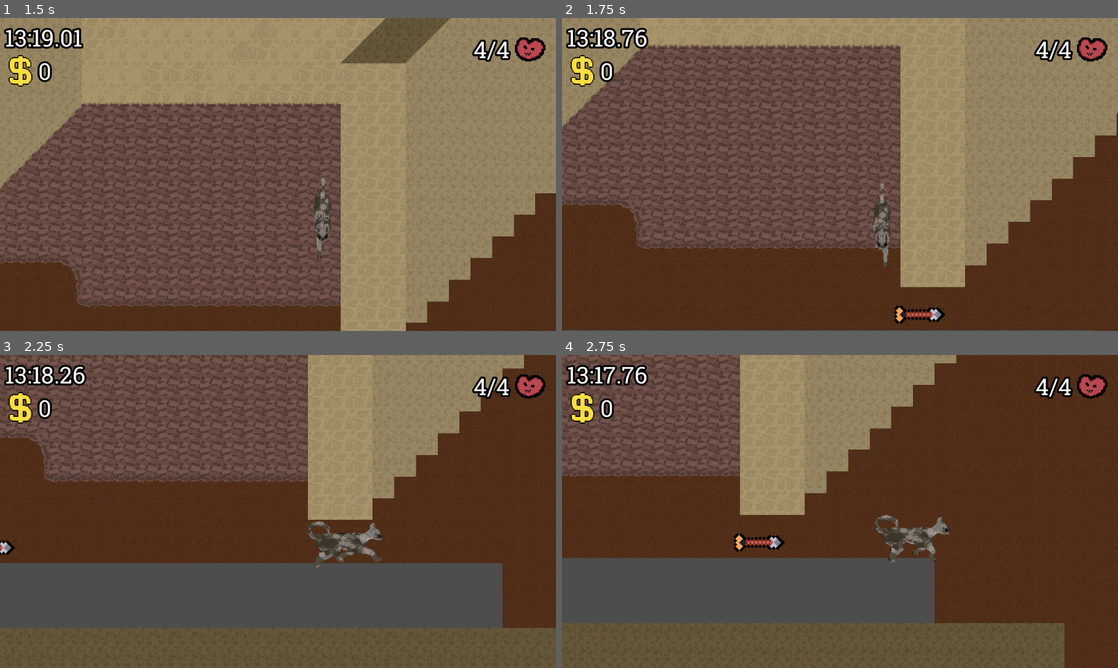
Above: before the commit, frames 1-4 (two rows, left to right).
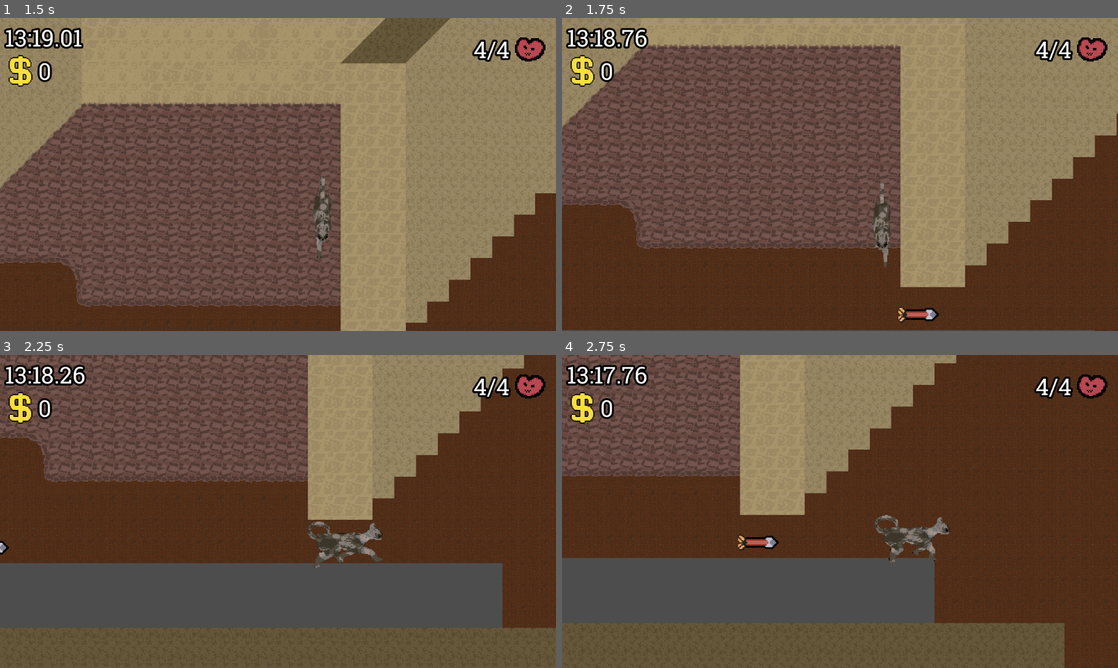
Above: after the commit, the same moments.

Repository: Emarald64/ancient-game-jam
Game: Godot game, scene res://source/main.tscn
Same seed, same stepped clock (60 frames per second), same inputs: the game is played once before the commit and once after it.
Inputs:
- Up to frame 1 (1.5 s): tap Enter at 0.5 s; hold D (move_right) 0.53-1.28 s; hold S (move_down) from 1.28 s (still down)
- Up to frame 2 (1.75 s): keep holding S (move_down)
- Up to frame 3 (2.25 s): release S (move_down) at 2.03 s; hold D (move_right) from 2.03 s (still down)
- Up to frame 4 (2.75 s): keep holding D (move_right)

Frame 1 is identical in both runs. In frame 2, 0.3% of the frame differs, in the area x 59-69%, y 91-98%; in frame 3, less than 0.1%; in frame 4, 0.3%, in the area x 30-41%, y 56-63%.

Commit message:
new arrow sprite

Diff:
--- a/source/game_objects/arrow.tscn
+++ b/source/game_objects/arrow.tscn
@@ -4,11 +4,10 @@
 [ext_resource type="Script" uid="uid://bqmqwvfvgh234" path="res://source/game_objects/arrow.gd" id="1_ytg3r"]
 
 [sub_resource type="RectangleShape2D" id="RectangleShape2D_a6585"]
-size = Vector2(15, 4)
+size = Vector2(50, 20)
 
 [node name="Arrow" type="Area2D" unique_id=69683953]
 texture_filter = 1
-scale = Vector2(4, 4)
 collision_layer = 4
 collision_mask = 0
 script = ExtResource("1_ytg3r")
@@ -16,9 +15,8 @@
 metadata/damage = 1
 
 [node name="Sprite2D" type="Sprite2D" parent="." unique_id=165790948]
-rotation = 0.7853982
 texture = ExtResource("1_j5f05")
 
 [node name="CollisionShape2D" type="CollisionShape2D" parent="." unique_id=1604702037]
-position = Vector2(1.5, 0)
+position = Vector2(3, 0)
 shape = SubResource("RectangleShape2D_a6585")
Binary file changed: arte/arrow.png
Not shown, changed: arte/arrow.png.pxo
